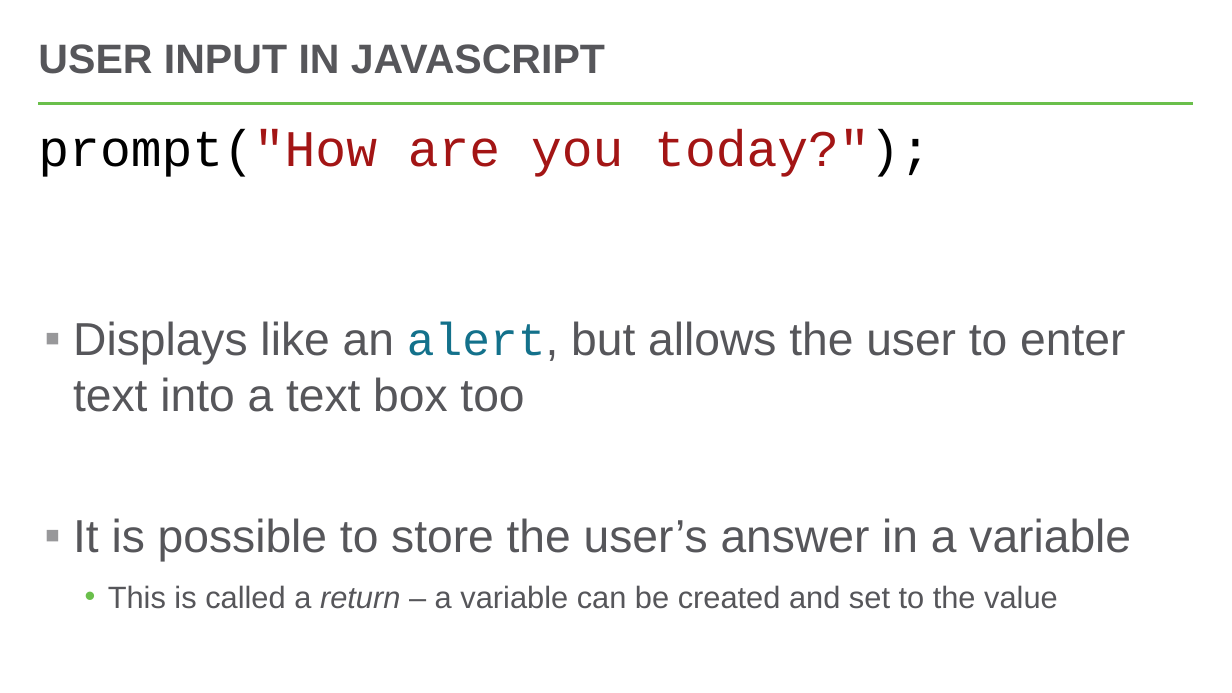
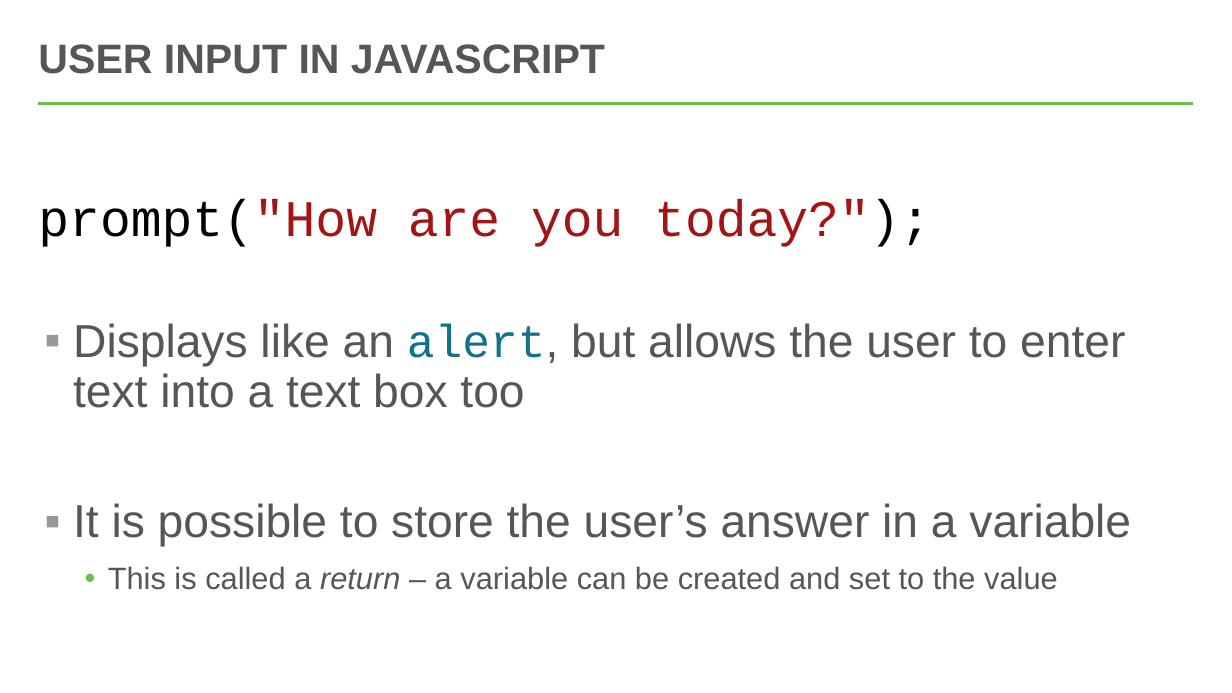
Before and after one commit to hylandtechoutreach/ucs-js, a slide deck: slide 9 of IntroToJS/JavaScriptVariables.pptx. Drawn at 1232x693 pixels with LibreOffice and Linux fonts; fonts in the diff are those of the drawing. Boxes give left, top, right and bottom in pixels: in the first picture for what was removed or moved away, otherwise in the second. Text is boxed around its words. In the diff, an @@ line names an element or a change of style, - is before the commit and + after.

Commit message:
Fix PPT links. Simplify variables PPT.

```diff
--- a/IntroToJS/JavaScriptVariables.pptx
+++ b/IntroToJS/JavaScriptVariables.pptx
@@ text "prompt("How are you today?");" at (x1=38, y1=199, x2=1131, y2=590): line spacing 1 to 0.9 @@
```
Also in this commit, not shown: 3 other slides changed, 3 slides removed, 1 other file.
